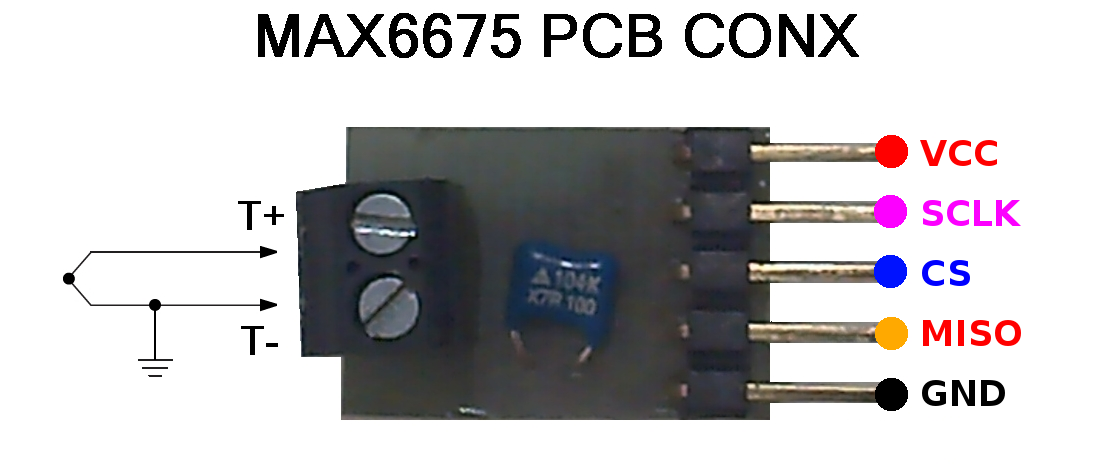
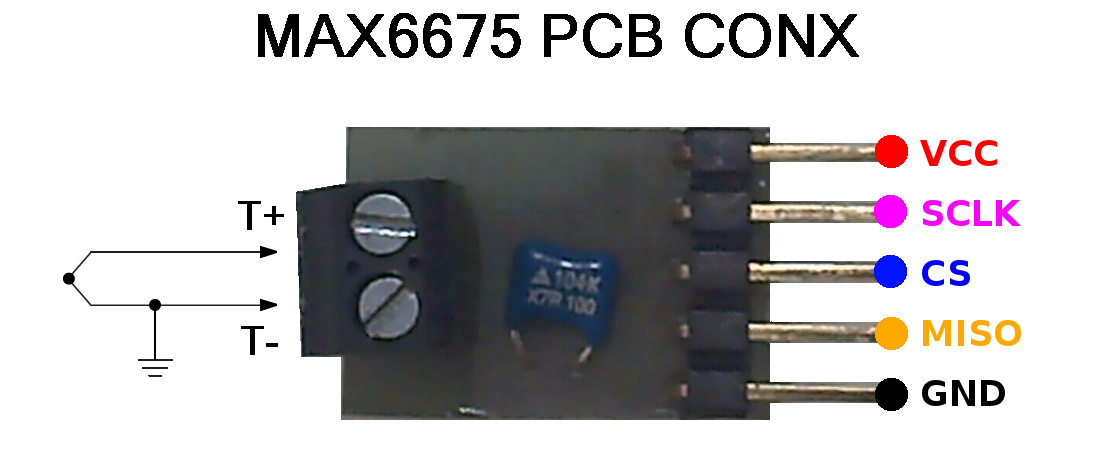
Revision of a layered 1108 × 476 image; what changed, layer by layer:
painted on "VCC ..." over box(923, 320, 1021, 346)
